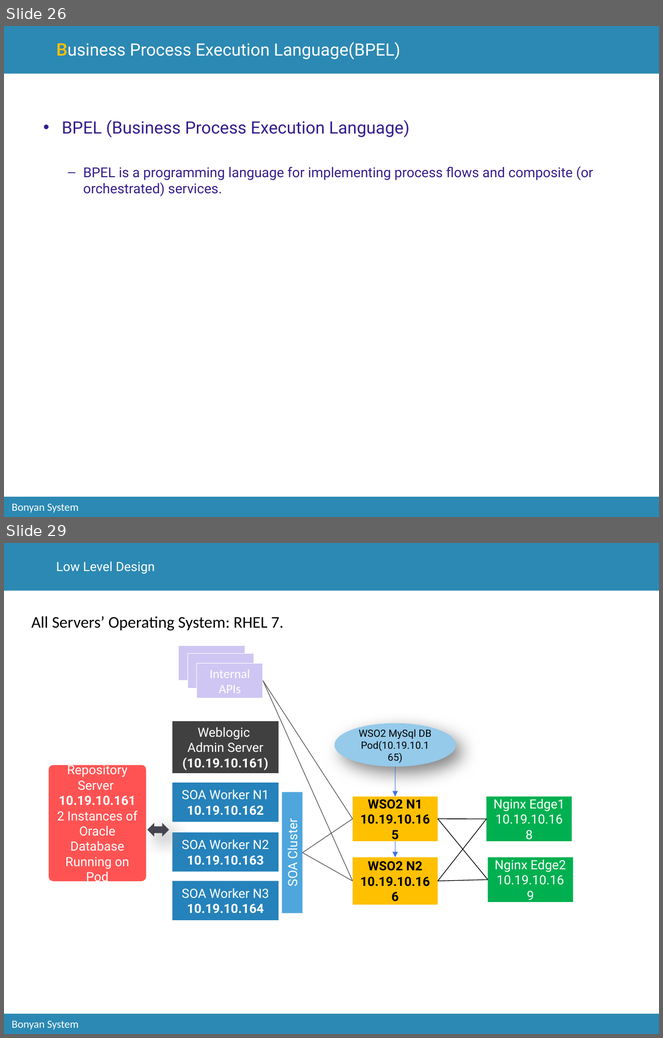
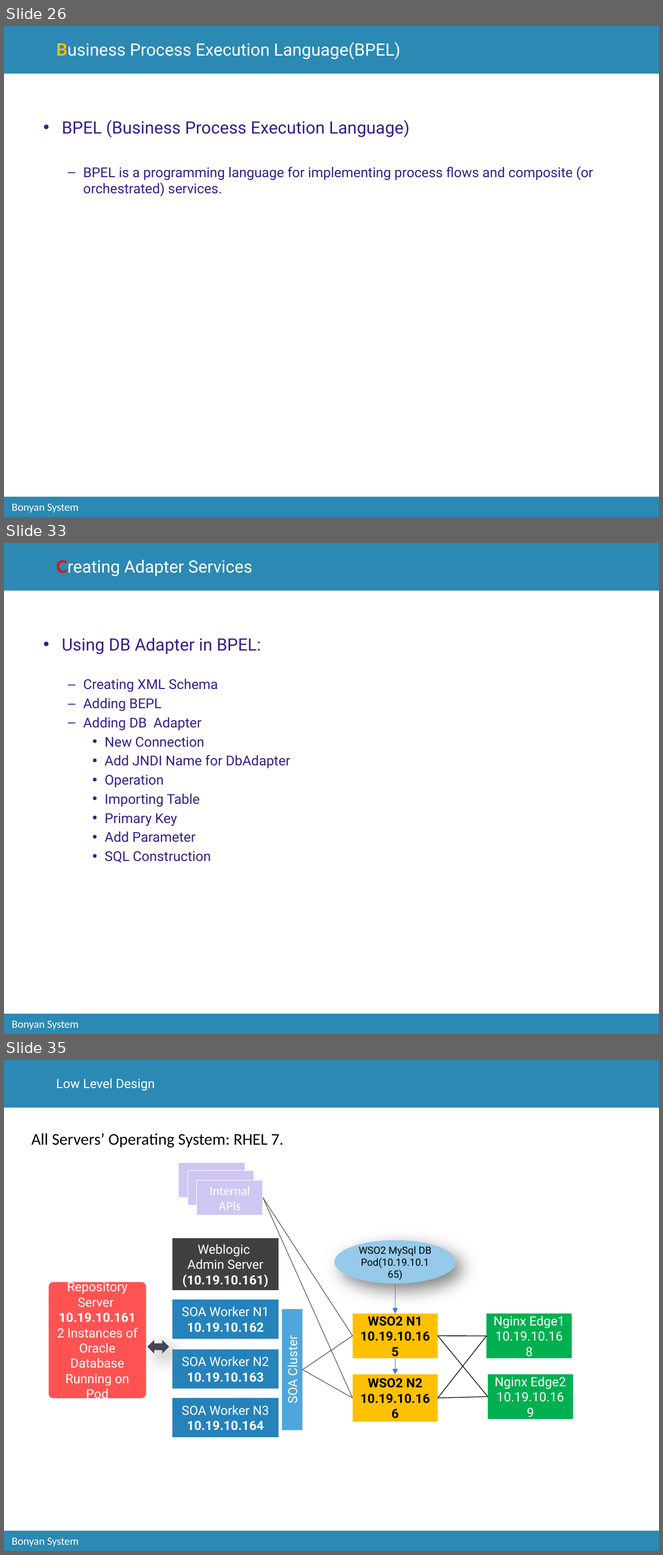
Before and after one commit to catcry/soaTraining, a slide deck: Presentation/soaTrainingPresentation.pptx. Shown one above the other, each under a label of ours: slides 26 and 29 before the commit, slides 26, 33 and 35 after it; the slides between them are not shown. The pictures are 663x1038 and 663x1555 pixels, drawn with LibreOffice and Linux fonts; fonts in the diff are those of the drawing; background and template pictures are left out. Boxes give left, top, right and bottom in pixels: in the first picture for what was removed or moved away, otherwise in the second. Text is boxed around its words. In the diff, an @@ line names an element or a change of style, - is before the commit and + after.

```diff
--- a/Presentation/soaTrainingPresentation.pptx
+++ b/Presentation/soaTrainingPresentation.pptx
@@ slide 33 added at <box>4,543,659,1034</box>, background #FFFFFF; not listed: 3 template elements that a slide beside it also shows @@
@@ title added at <box>56,560,252,576</box>, 18.8 pt, text #FFFFFF @@
+Creating Adapter Services
@@ text added at <box>62,638,291,863</box>, 15 pt, text #351D8C @@
+• Using DB Adapter in BPEL:
+  – Creating XML Schema
+  – Adding BEPL
+  – Adding DB Adapter
+    • New Connection
+    • Add JNDI Name for DbAdapter
+    • Operation
+    • Importing Table
+    • Primary Key
+    • Add Parameter
+    • SQL Construction
@@ what was slide 29 is now slide 35 @@
```
Also in this commit, not shown: 2 slides changed, 5 other slides added, 2 other files.
